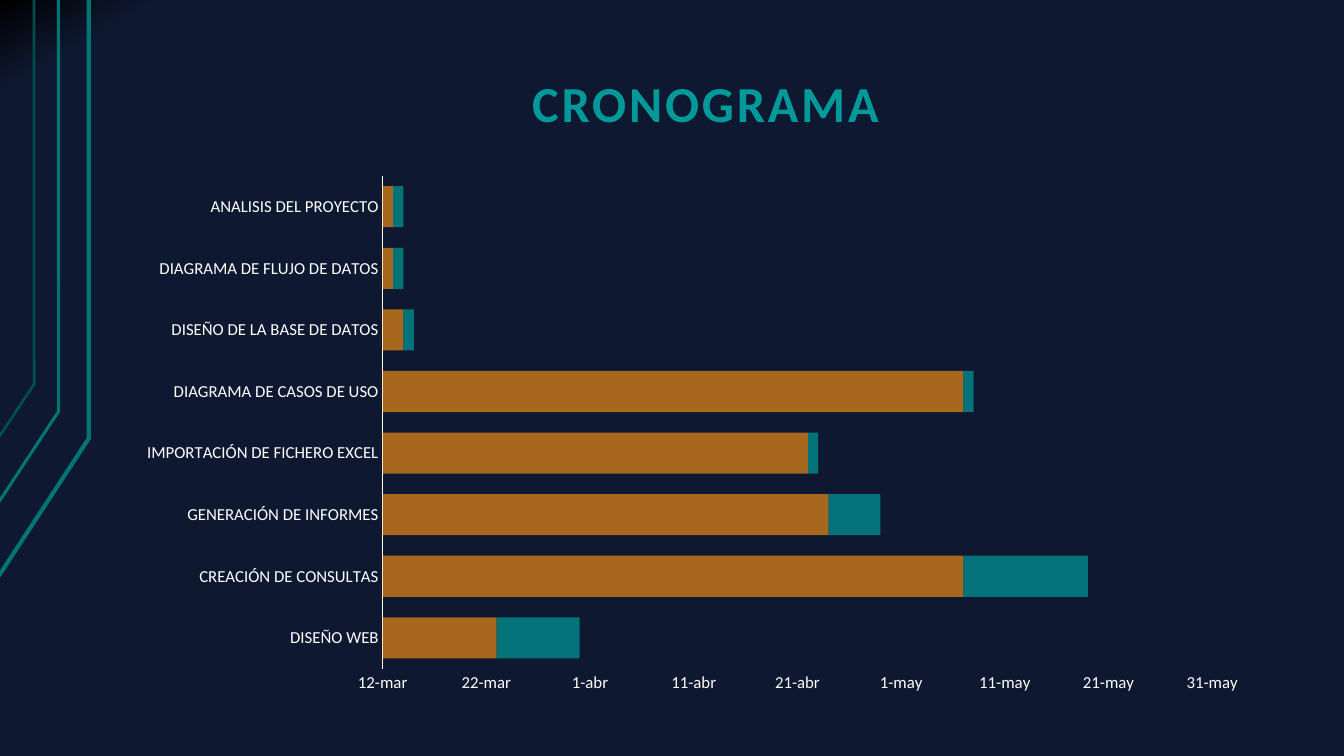
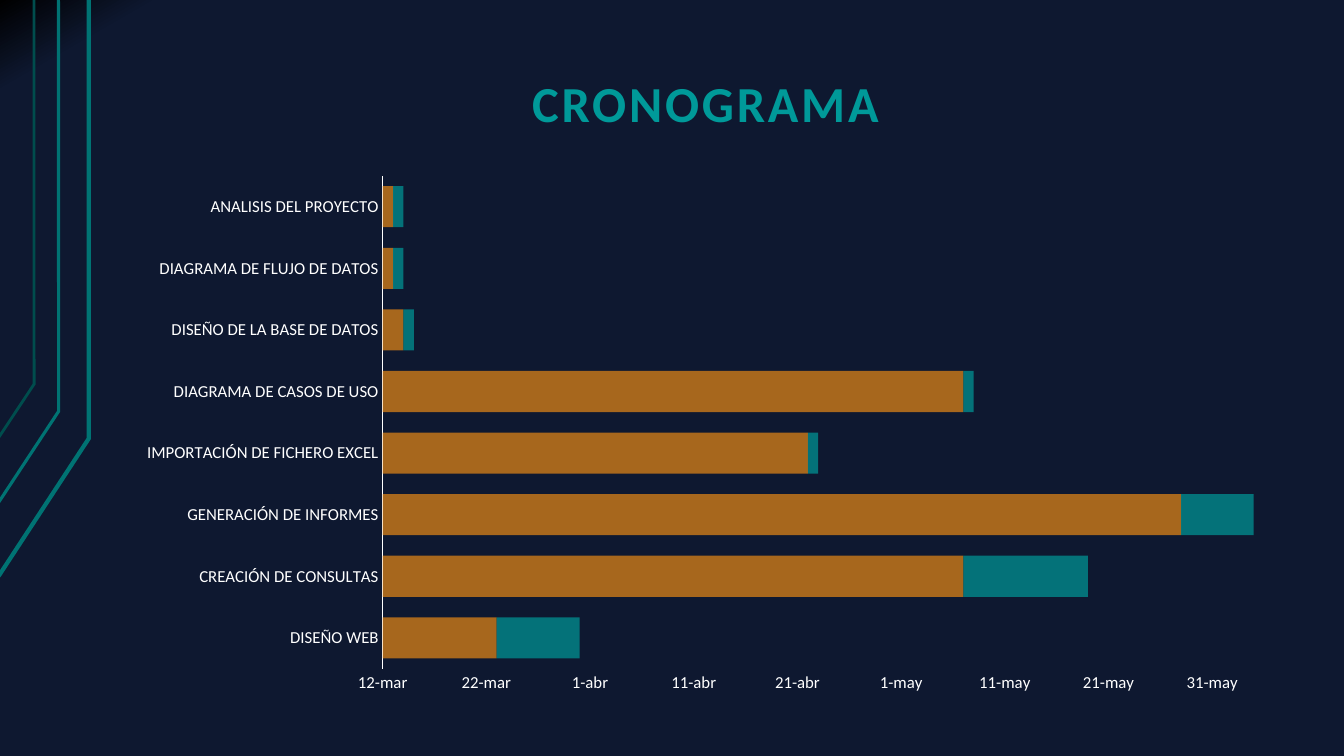
Before and after one commit to Cristoto/FederacionInformes, a slide deck: slide 15 of doc/Presentación/Generador de informes RFES(nuevo).pptx. Drawn at 1344x756 pixels with LibreOffice and Linux fonts; fonts in the diff are those of the drawing. Boxes give left, top, right and bottom in pixels: in the first picture for what was removed or moved away, otherwise in the second. Text is boxed around its words. In the diff, an @@ line names an element or a change of style, - is before the commit and + after.

```diff
--- a/doc/Presentación/Generador de informes RFES(nuevo).pptx
+++ b/doc/Presentación/Generador de informes RFES(nuevo).pptx
@@ bar stacked chart at [124,165,1276,704] @@
@@ Series 1, GENERACIÓN DE INFORMES: 43214 to 43248 @@
@@ Series 2, GENERACIÓN DE INFORMES: 5 to 21 @@
```
Also in this commit, not shown: 1 other slide changed, 2 other files.
